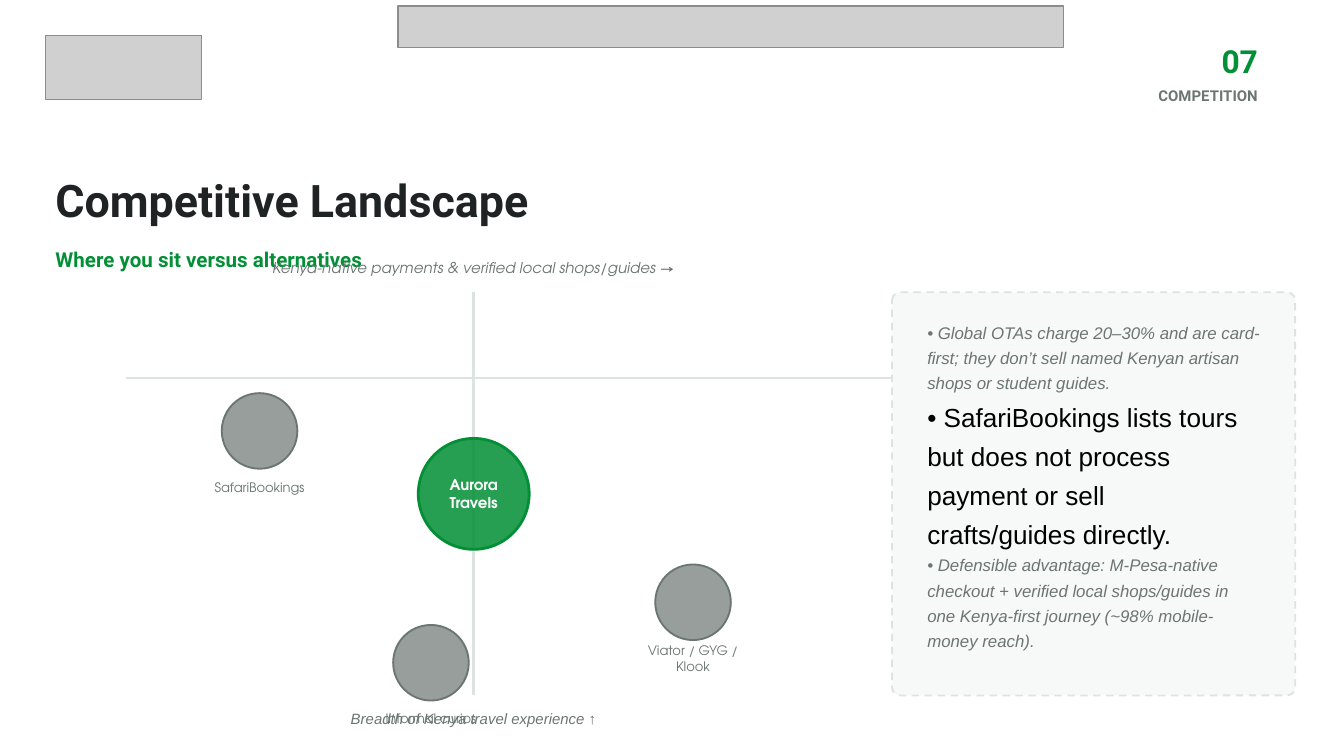
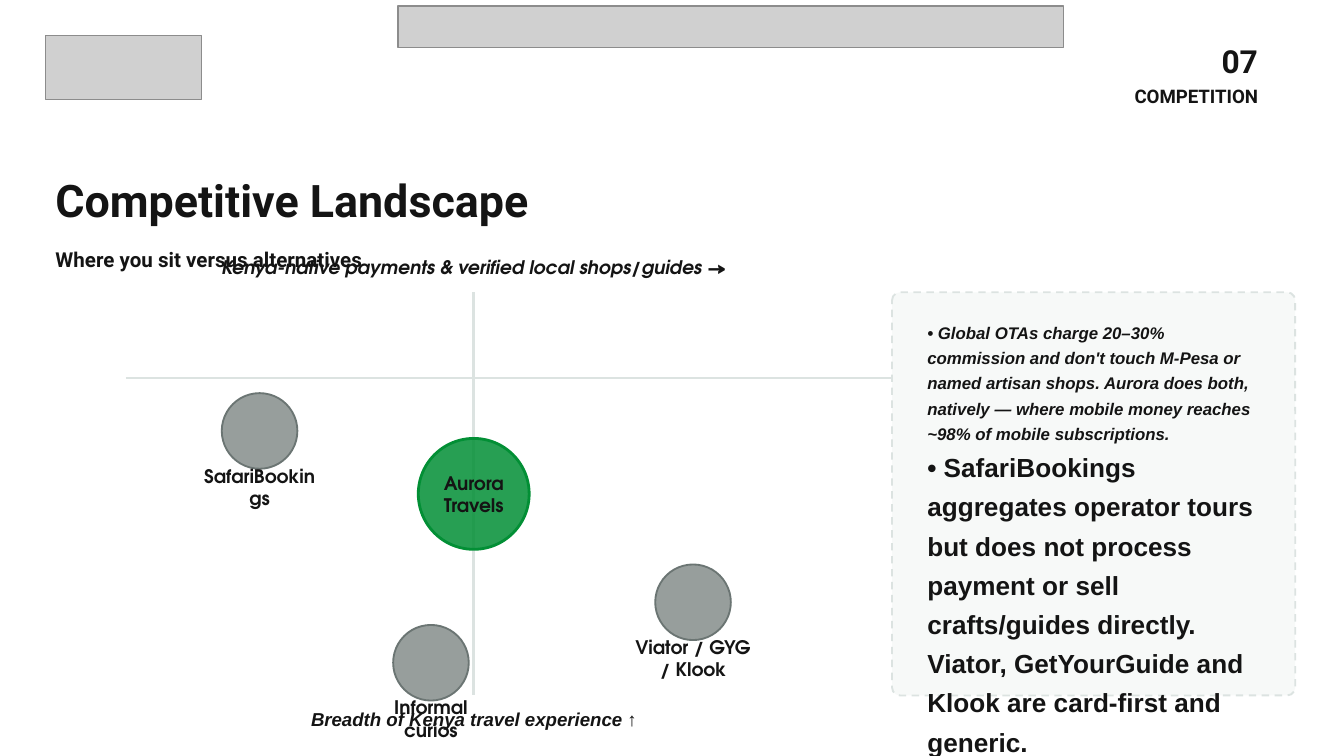
Before and after one commit to ProximaOpal/AuroraTravels, a slide deck: slide 8 of pitch/AuroraTravels_Pitch_Deck.pptx. Drawn at 1344x756 pixels with LibreOffice and Linux fonts; fonts in the diff are those of the drawing; grey boxes stand for pictures. Boxes give left, top, right and bottom in pixels: in the first picture for what was removed or moved away, otherwise in the second. Text is boxed around its words. In the diff, an @@ line names an element or a change of style, - is before the commit and + after.

```diff
--- a/pitch/AuroraTravels_Pitch_Deck.pptx
+++ b/pitch/AuroraTravels_Pitch_Deck.pptx
@@ text "07" at (x1=1222, y1=50, x2=1258, y2=74): text colour #028F35 to #141414 @@
@@ text "COMPETITION" at (x1=1135, y1=89, x2=1259, y2=103): size 8 to 10 pt, text colour #6B7573 to #141414 @@
@@ text "Competitive Landscape" at (x1=55, y1=183, x2=528, y2=226): text colour #1F2323 to #141414 @@
@@ text "Where you sit versus alternatives" at (x1=55, y1=251, x2=362, y2=273): text colour #028F35 to #141414 @@
@@ text "Kenya-native payments & verified local ..." at (x1=222, y1=254, x2=702, y2=278): size 8 to 10 pt, text colour #6B7573 to #141414, bold on @@
@@ text at (x1=927, y1=326, x2=1252, y2=756): text changed; text colour #6B7573 to #141414; bold on @@
-• Global OTAs charge 20–30% and are card-first; they don’t sell named Kenyan artisan shops or student guides.
-• SafariBookings lists tours but does not process payment or sell crafts/guides directly.
-• Defensible advantage: M-Pesa-native checkout + verified local shops/guides in one Kenya-first journey (~98% mobile-money reach).
+• Global OTAs charge 20–30% commission and don't touch M-Pesa or named artisan shops. Aurora does both, natively — where mobile money reaches ~98% of mobile subscriptions.
+• SafariBookings aggregates operator tours but does not process payment or sell crafts/guides directly. Viator, GetYourGuide and Klook are card-first and generic.
+• Defensible advantage: M-Pesa-native checkout + verified local shops/guides in one Kenya-first journey.
@@ text "Aurora Travels" at (x1=444, y1=476, x2=504, y2=512): size 8 to 10 pt, text colour #FFFFFF to #141414 @@
@@ text "Breadth of Kenya travel experience ..." at (x1=311, y1=711, x2=622, y2=730): size 8 to 10 pt, text colour #6B7573 to #141414, bold on @@
@@ size 7 to 10 pt, text colour #6B7573 to #141414, bold on in 3 elements at (x1=192, y1=472, x2=328, y2=503), (x1=635, y1=634, x2=750, y2=677), (x1=394, y1=694, x2=467, y2=738) @@
```
Also in this commit, not shown: 10 other slides changed, 2 other files.
